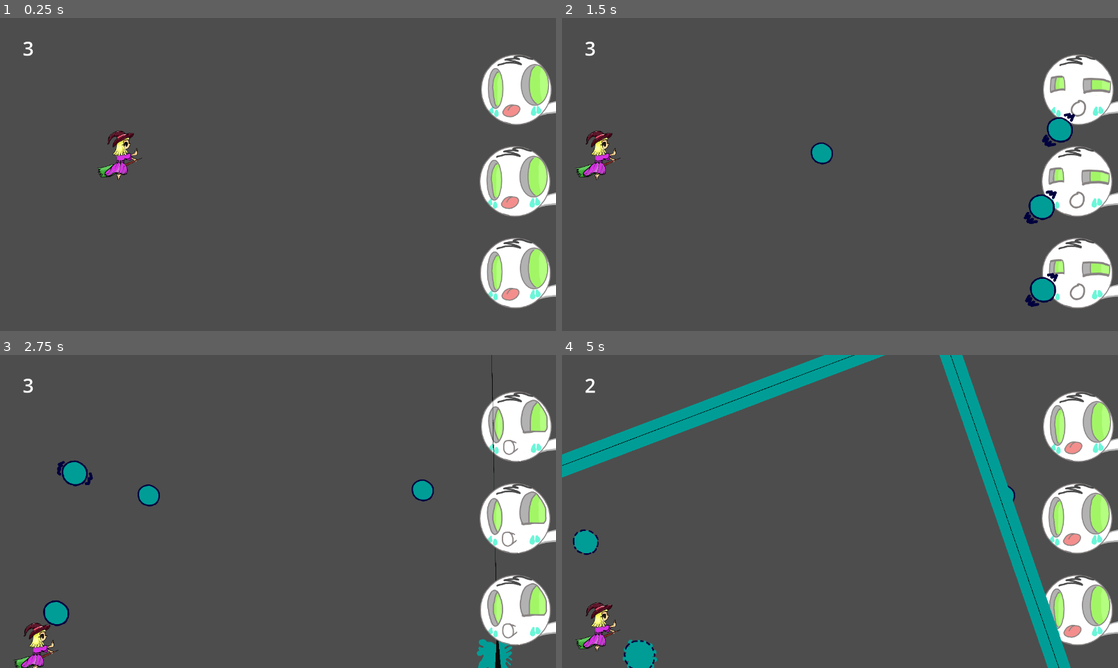
Above: before the commit, frames 1-4 (two rows, left to right).
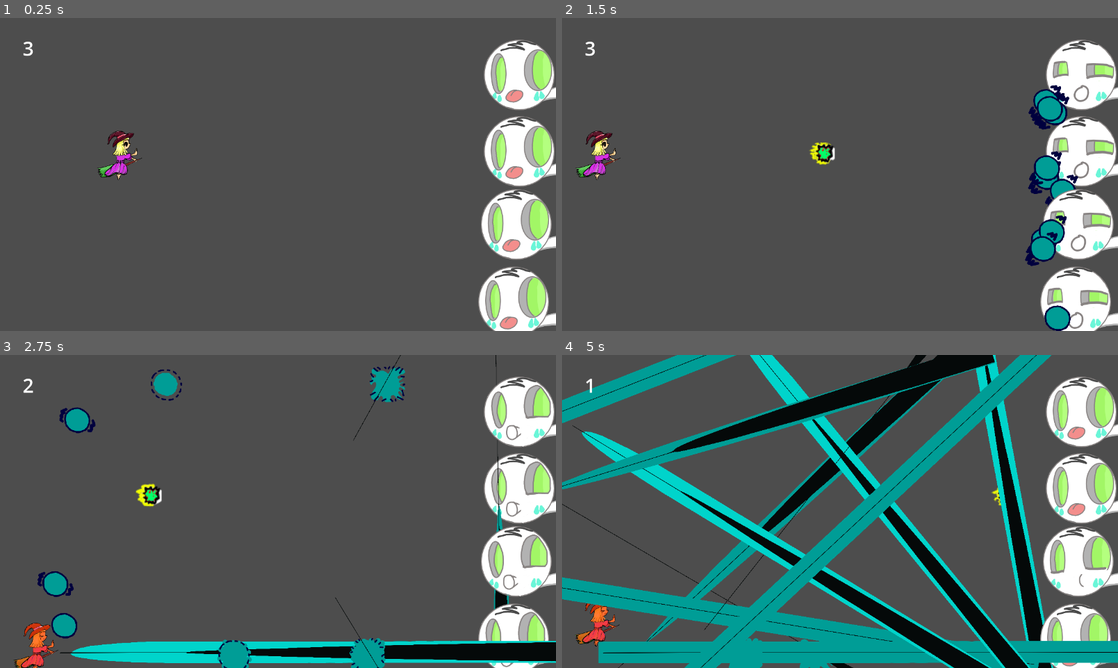
Above: after the commit, the same moments.

Repository: JovannyLobato/godotshmap
Game: Godot game, scene res://main.tscn
Same seed, same stepped clock (60 frames per second), same inputs: the game is played once before the commit and once after it.
Inputs:
- Up to frame 1 (0.25 s): no input
- Up to frame 2 (1.5 s): tap Enter at 0.5 s; hold Right (ui_right) 0.53-1.28 s; hold A (a_pressed) 0.53-1.28 s; tap D (d_pressed) at 1.35 s
- Up to frame 3 (2.75 s): hold Right (ui_right) from 2.03 s (still down); hold S (s_pressed) from 2.03 s (still down)
- Up to frame 4 (5 s): release S (s_pressed) at 2.78 s; tap W (w_pressed) at 2.85 s; release Right (ui_right) at 3.53 s; hold A (a_pressed) 3.53-4.28 s; tap D (d_pressed) at 4.35 s

The runs differ from the first frame. In frame 1, 9.4% of the frame differs, in the area x 86-100%, y 6-100%; in frame 2, 10%; in frame 3, 18%; in frame 4, 51%, in the area x 0-100%, y 0-100%.

Commit message:
5th week i create the bubbler

Diff:
--- a/bubbleTurquesa.gd
+++ b/bubbleTurquesa.gd
@@ -10,7 +10,7 @@
 var collision_normal = Vector2.ZERO
 var last_direction = Vector2.ZERO
 var is_dead = false
-
+var life = 1
 func _ready():
 	animation.play("walking")
 
@@ -54,3 +54,8 @@
 func kill():
 	is_dead = true
 	animation.play("boom")
+
+func hit():
+	life-=1;
+	if(life<=0):
+		kill()
--- a/bubbleTurquesa.tscn
+++ b/bubbleTurquesa.tscn
@@ -108,7 +108,7 @@
 [sub_resource type="CircleShape2D" id="CircleShape2D_gicg0"]
 radius = 48.0937
 
-[node name="bubble" type="CharacterBody2D" groups=["damage_source"]]
+[node name="bubble" type="CharacterBody2D" groups=["damage_source", "destrayable"]]
 texture_filter = 1
 scale = Vector2(0.7, 0.7)
 collision_mask = 18
--- a/bubbler.gd
+++ b/bubbler.gd
@@ -3,6 +3,7 @@
 var bubble = preload("res://bubbleTurquesa.tscn")
 const SPEED = 300.0
 const JUMP_VELOCITY = -400.0
+var life = 25
 func _ready():
 	$AnimatedSprite2D.play("quiet")
 
@@ -14,10 +15,16 @@
 
 func _on_animated_sprite_2d_animation_finished():
 	animation.play("quiet")
-	$Timer.wait_time = randf_range(0,8)
+	$Timer.wait_time = randf_range(0,2)
 
 func _on_animated_sprite_2d_frame_changed():
 	if animation.frame == 4 and animation.animation == "spiting":
-		var bubbleInstantiate = bubble.instantiate()
-		add_sibling(bubbleInstantiate)
-		bubbleInstantiate.position = Vector2(position.x-50,position.y+60)
+		for i in 3:
+			var bubbleInstantiate = bubble.instantiate()
+			add_sibling(bubbleInstantiate)
+			bubbleInstantiate.position = Vector2(position.x-50,position.y+60)
+
+func hit():
+	life-=1;
+	if(life<=0):
+		queue_free()
--- a/bubbler.tscn
+++ b/bubbler.tscn
@@ -145,7 +145,7 @@
 [sub_resource type="CircleShape2D" id="CircleShape2D_rke7l"]
 radius = 74.1687
 
-[node name="bubbler" type="CharacterBody2D"]
+[node name="bubbler" type="CharacterBody2D" groups=["destrayable"]]
 collision_mask = 0
 script = ExtResource("1_yvwfg")
 
--- a/bullet.gd
+++ b/bullet.gd
@@ -3,9 +3,15 @@
 
 # Called when the node enters the scene tree for the first time.
 func _ready():
-	pass # Replace with function body.
+	$AnimatedSprite2D.play("default")
 
 
 # Called every frame. 'delta' is the elapsed time since the previous frame.
 func _process(delta):
 	position = Vector2(position.x+5, position.y)
+
+
+func _on_body_entered(body):
+	if body.is_in_group("destrayable"):
+		body.hit()
+		queue_free()
--- a/bullet.tscn
+++ b/bullet.tscn
@@ -1,21 +1,52 @@
-[gd_scene load_steps=4 format=3 uid="uid://cnfc6idwkr8as"]
+[gd_scene load_steps=8 format=3 uid="uid://cnfc6idwkr8as"]
 
 [ext_resource type="Script" path="res://bullet.gd" id="1_xq5rb"]
-[ext_resource type="Texture2D" uid="uid://bbfg6h8dtngyr" path="res://src/spritesheetBubbleTurquesa.png" id="2_r8tg5"]
+[ext_resource type="Texture2D" uid="uid://be5r0k7cvjc4" path="res://src/bulletSpritesheet.png" id="2_v40j0"]
+
+[sub_resource type="AtlasTexture" id="AtlasTexture_f7lv7"]
+atlas = ExtResource("2_v40j0")
+region = Rect2(0, 0, 32, 32)
+
+[sub_resource type="AtlasTexture" id="AtlasTexture_tqwh6"]
+atlas = ExtResource("2_v40j0")
+region = Rect2(0, 32, 32, 32)
+
+[sub_resource type="AtlasTexture" id="AtlasTexture_d4afu"]
+atlas = ExtResource("2_v40j0")
+region = Rect2(32, 0, 32, 32)
+
+[sub_resource type="SpriteFrames" id="SpriteFrames_c20w0"]
+animations = [{
+"frames": [{
+"duration": 1.0,
+"texture": SubResource("AtlasTexture_f7lv7")
+}, {
+"duration": 1.0,
+"texture": SubResource("AtlasTexture_tqwh6")
+}, {
+"duration": 1.0,
+"texture": SubResource("AtlasTexture_d4afu")
+}],
+"loop": true,
+"name": &"default",
+"speed": 5.0
+}]
 
 [sub_resource type="CircleShape2D" id="CircleShape2D_iqoo8"]
-radius = 37.4065
+radius = 48.3333
 
 [node name="bullet" type="Area2D"]
 scale = Vector2(0.6, 0.6)
 collision_layer = 8
 script = ExtResource("1_xq5rb")
 
-[node name="Sprite2D" type="Sprite2D" parent="."]
-texture = ExtResource("2_r8tg5")
-hframes = 4
-vframes = 3
+[node name="AnimatedSprite2D" type="AnimatedSprite2D" parent="."]
+position = Vector2(0, 1.66667)
+scale = Vector2(3.27083, 3.27083)
+sprite_frames = SubResource("SpriteFrames_c20w0")
+frame = 1
 
 [node name="CollisionShape2D" type="CollisionShape2D" parent="."]
-position = Vector2(-9.53674e-07, 4.76837e-07)
 shape = SubResource("CircleShape2D_iqoo8")
+
+[connection signal="body_entered" from="." to="." method="_on_body_entered"]
--- a/main.tscn
+++ b/main.tscn
@@ -60,12 +60,15 @@
 position = Vector2(285, 321)
 
 [node name="bubbler" parent="." instance=ExtResource("5_lexl5")]
-position = Vector2(1197, 157)
+position = Vector2(1204, 299)
 
 [node name="bubbler2" parent="." instance=ExtResource("5_lexl5")]
-position = Vector2(1195, 579)
+position = Vector2(1191, 645)
 
 [node name="bubbler3" parent="." instance=ExtResource("5_lexl5")]
-position = Vector2(1194, 368)
+position = Vector2(1197, 467)
+
+[node name="bubbler4" parent="." instance=ExtResource("5_lexl5")]
+position = Vector2(1204, 123)
 
 [connection signal="timeout" from="Timer" to="." method="_on_timer_timeout"]
Not shown, added: src/bulletSpritesheet.png.import
